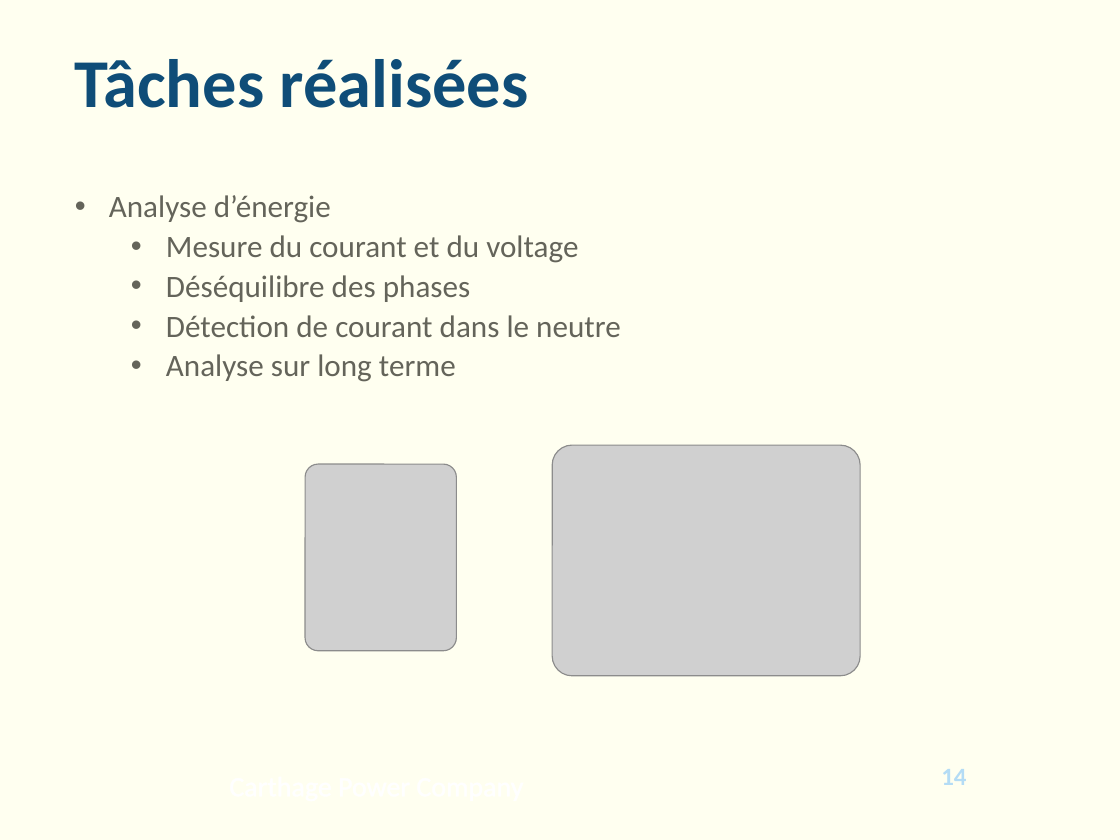
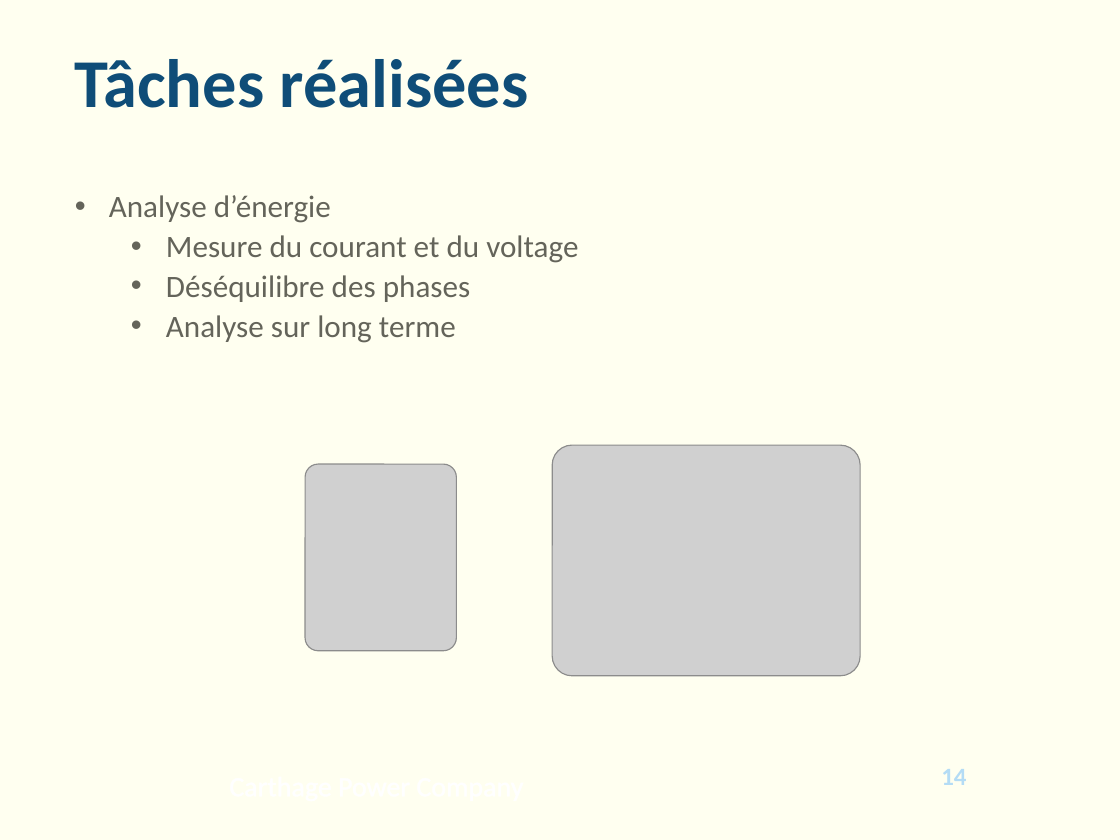
Before and after one commit to Raiton/Soutenance, a slide deck: slide 14 of blue_moving_lights.pptx. Drawn at 1120x840 pixels with LibreOffice and Linux fonts; fonts in the diff are those of the drawing; grey boxes stand for pictures; background and template pictures are left out. Boxes give left, top, right and bottom in pixels: in the first picture for what was removed or moved away, otherwise in the second. Text is boxed around its words. In the diff, an @@ line names an element or a change of style, - is before the commit and + after.

Commit message:
final version

```diff
--- a/blue_moving_lights.pptx
+++ b/blue_moving_lights.pptx
@@ text at [166,315,621,337]: paragraph removed @@
-  • Détection de courant dans le neutre
```
Also in this commit, not shown: 2 other slides changed, 2 slides added, 1 slide removed.
